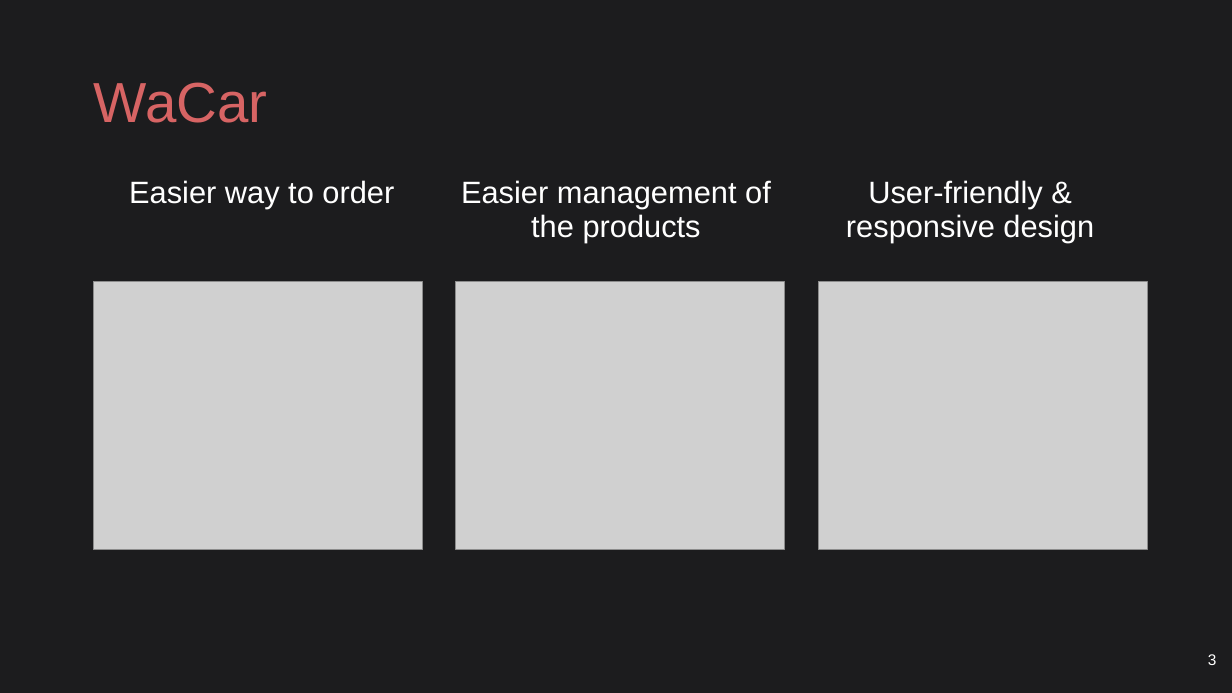
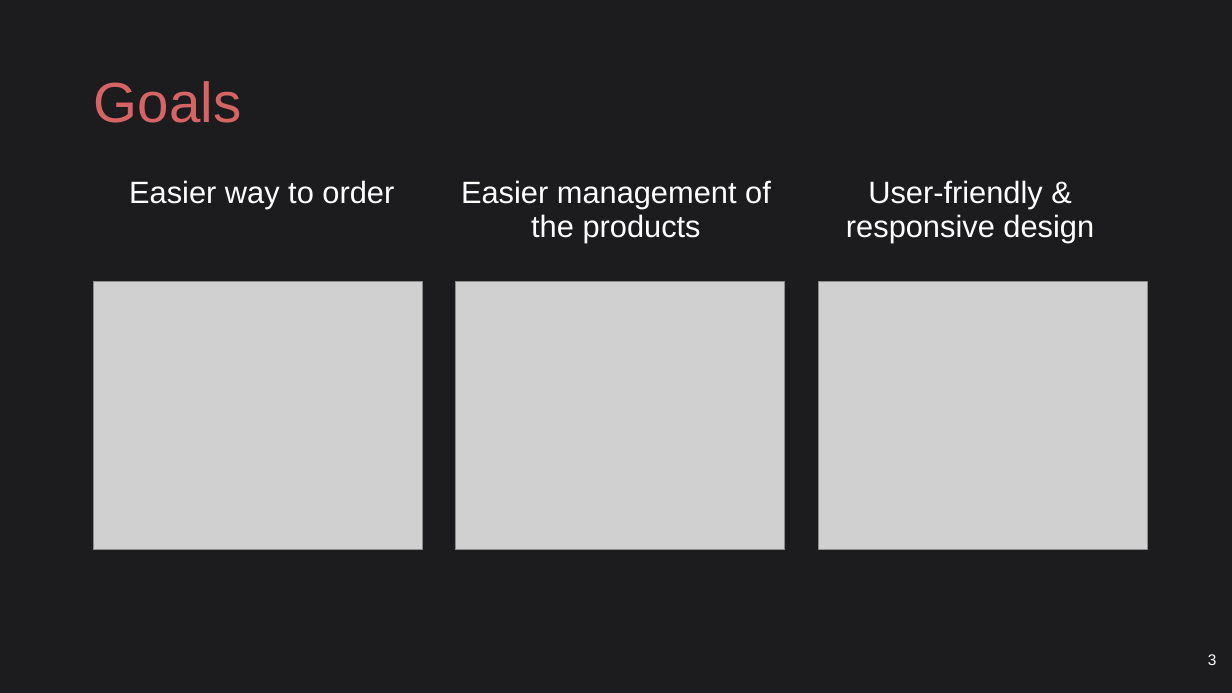
Before and after one commit to ludovicodimartino/webApplicationUniProject, a slide deck: slide 3 of WaCar.pptx. Drawn at 1232x693 pixels with LibreOffice and Linux fonts; fonts in the diff are those of the drawing; grey boxes stand for pictures. Boxes give left, top, right and bottom in pixels: in the first picture for what was removed or moved away, otherwise in the second. Text is boxed around its words. In the diff, an @@ line names an element or a change of style, - is before the commit and + after.

```diff
--- a/WaCar.pptx
+++ b/WaCar.pptx
@@ title at [94, 81, 241, 123]: text changed @@
-WaCar
+Goals
```
Also in this commit, not shown: 7 other slides changed, 2 slides added, 4 slides removed, 2 other files.
